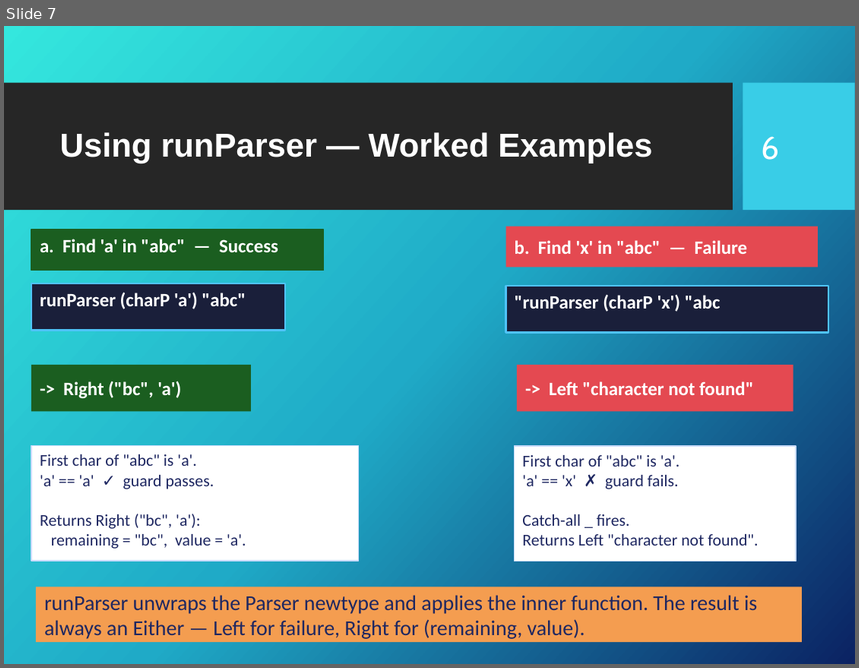
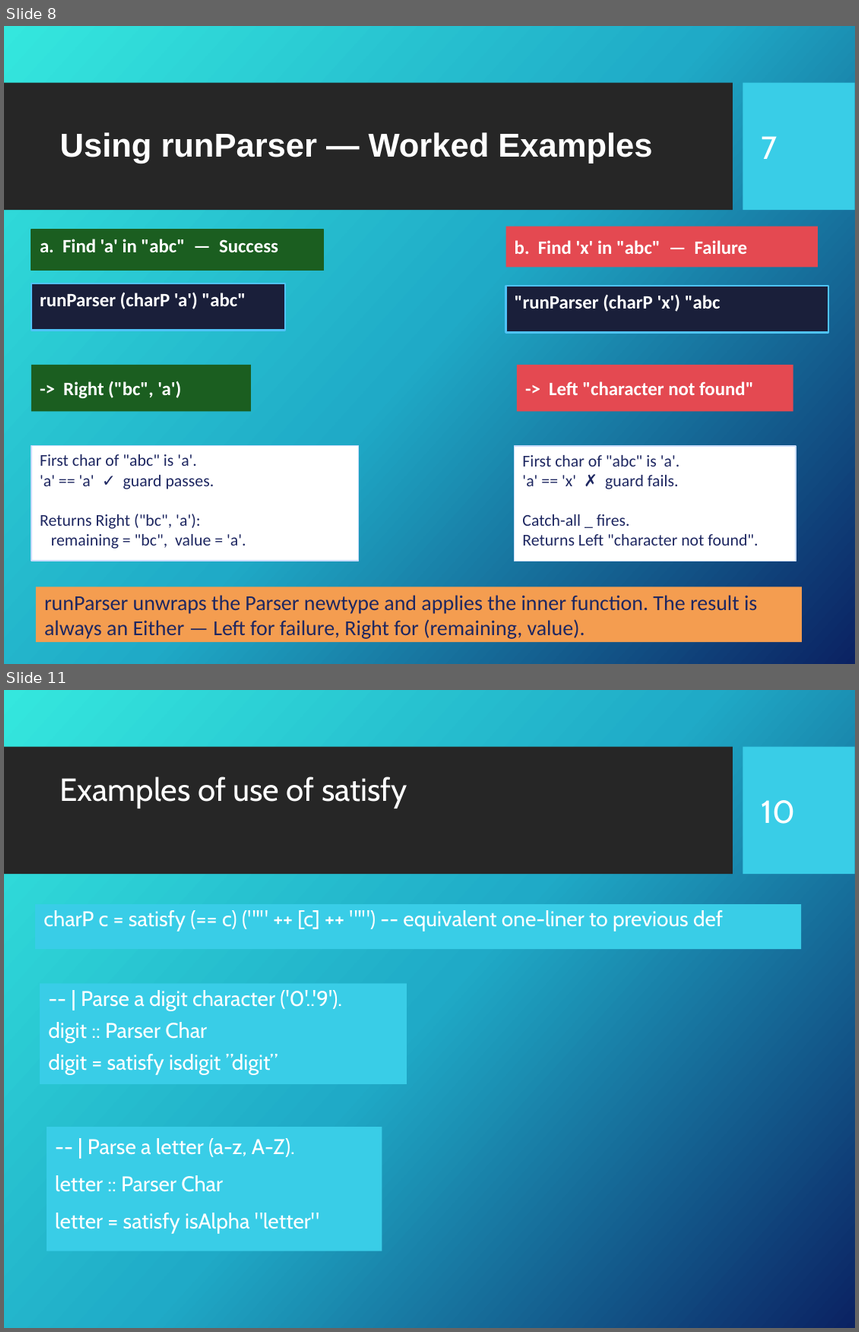
Before and after one commit to Fun-Prog-26/fun-prog-26, a slide deck: topic13-parsing/unit-13a-lectures/talk-1/a-parsers.pptx. Shown one above the other, each under a label of ours: slide 7 before the commit, slides 8 and 11 after it; the slides between them are not shown. The pictures are 859x668 and 859x1332 pixels, drawn with LibreOffice and Linux fonts; fonts in the diff are those of the drawing; background and template pictures are left out. Boxes give left, top, right and bottom in pixels: in the first picture for what was removed or moved away, otherwise in the second. Text is boxed around its words. In the diff, an @@ line names an element or a change of style, - is before the commit and + after.

```diff
--- a/topic13-parsing/unit-13a-lectures/talk-1/a-parsers.pptx
+++ b/topic13-parsing/unit-13a-lectures/talk-1/a-parsers.pptx
@@ slide 11 added at [4,690,855,1328], background picture (left out); not listed: 2 template elements that a slide beside it also shows @@
@@ title added at [60,777,408,809], 27 pt, text #FFFFFF @@
+Examples of use of satisfy
@@ page number added at [762,800,796,824], 27 pt, text #FFFFFF @@
+10
@@ text added at [35,904,801,950], fill #39CDE7, 18 pt, text #FFFFFF @@
+charP c = satisfy (== c) ("'" ++ [c] ++ "'") -- equivalent one-liner to previous def
@@ rectangle added at [40,983,407,1084], fill #39CDE7, 18 pt, text #FFFFFF @@
+-- | Parse a digit character ('0'..'9').
+digit :: Parser Char
+digit = satisfy isdigit ”digit”
@@ rectangle added at [47,1127,382,1251], fill #39CDE7, 18 pt, text #FFFFFF @@
+-- | Parse a letter (a-z, A-Z).
+letter :: Parser Char
+letter = satisfy isAlpha "letter"
@@ what was slide 7 is now slide 8 @@
@@ page number at [762,136,778,159]: text changed @@
-6
+7
```
Also in this commit, not shown: 5 other slides added, 16 other files.
